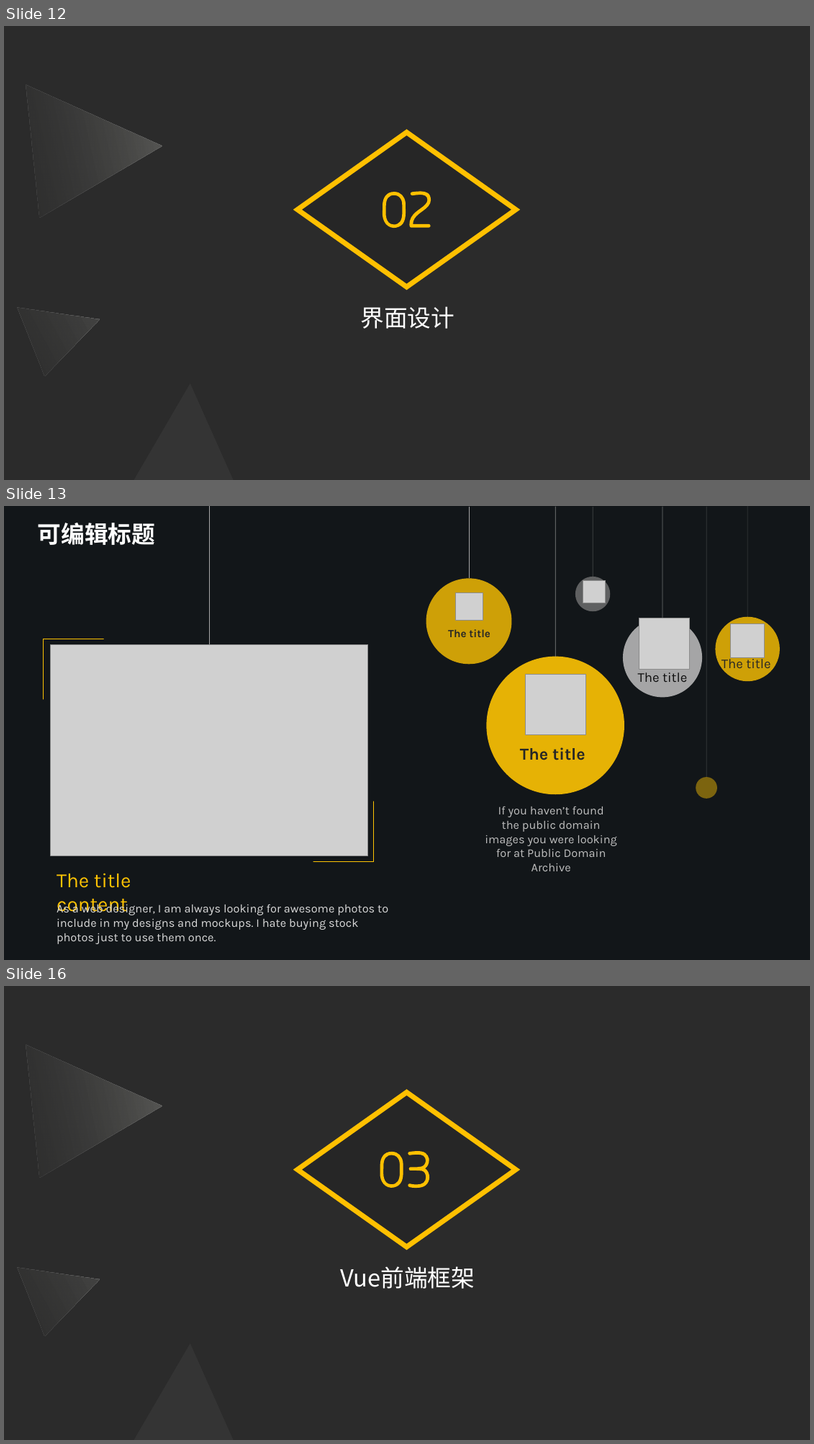
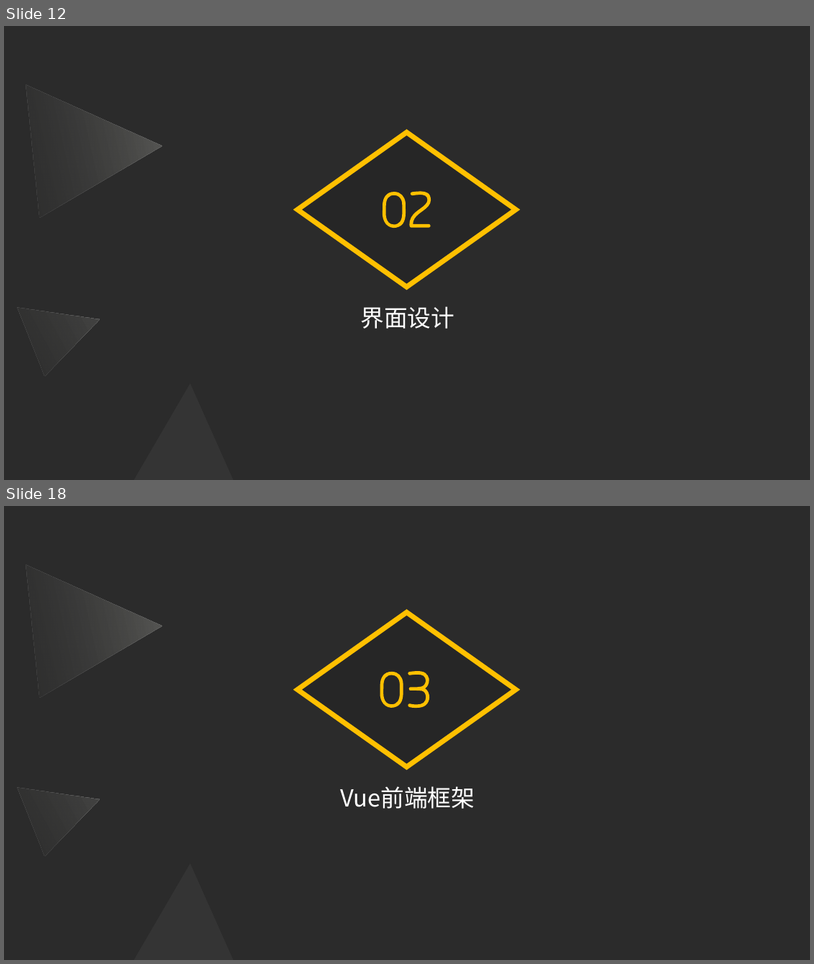
Before and after one commit to Software-Training/Development-steps, a slide deck: 项目架构与框架.pptx. Shown one above the other, each under a label of ours: slides 12, 13 and 16 before the commit, slides 12 and 18 after it; the slides between them are not shown. The pictures are 814x1444 and 814x964 pixels, drawn with LibreOffice and Linux fonts; fonts in the diff are those of the drawing; grey boxes stand for pictures; background and template pictures are left out; a plain dark background stands for a picture behind light text. Boxes give left, top, right and bottom in pixels: in the first picture for what was removed or moved away, otherwise in the second. Text is boxed around its words. In the diff, an @@ line names an element or a change of style, - is before the commit and + after.

```diff
--- a/项目架构与框架.pptx
+++ b/项目架构与框架.pptx
@@ slide 13 removed at <box>4,506,810,960</box>, background #FFFFFF @@
@@ rectangle removed at <box>4,506,810,960</box> @@
@@ rectangle removed at <box>4,506,810,960</box> @@
@@ text removed at <box>38,523,155,545</box> @@
-可编辑标题
@@ line removed from (210, 506) to (210, 644) @@
@@ line removed from (593, 507) to (593, 577) @@
@@ line removed from (707, 507) to (707, 777) @@
@@ ellipse removed at <box>576,577,611,612</box> @@
@@ picture removed at <box>584,580,606,602</box> @@
@@ group removed at <box>426,507,512,664</box>: 1 ellipse, 1 line, 1 picture, 1 text @@
-The title
@@ half frame removed at <box>44,639,104,700</box> @@
@@ picture removed at <box>51,644,368,856</box> @@
@@ group removed at <box>716,506,781,682</box>: 1 ellipse, 1 line, 1 picture, 1 text @@
-The title
@@ group removed at <box>623,507,702,698</box>: 1 ellipse, 1 line, 1 picture, 1 text @@
-The title
@@ group removed at <box>486,507,625,794</box>: 1 ellipse, 1 line, 1 picture, 1 text @@
-The title
@@ ellipse removed at <box>696,777,718,798</box> @@
@@ half frame removed at <box>314,801,374,862</box> @@
@@ text removed at <box>485,806,617,871</box> @@
-If you haven’t found the public domain images you were looking for at Public Domain Archive
@@ text removed at <box>57,872,131,912</box> @@
-The title content
@@ text removed at <box>57,902,388,944</box> @@
-As a web designer, I am always looking for awesome photos to include in my designs and mockups. I hate buying stock photos just to use them once.
@@ what was slide 16 is now slide 18 @@
```
Also in this commit, not shown: 11 slides changed, 8 slides added, 6 other slides removed.
